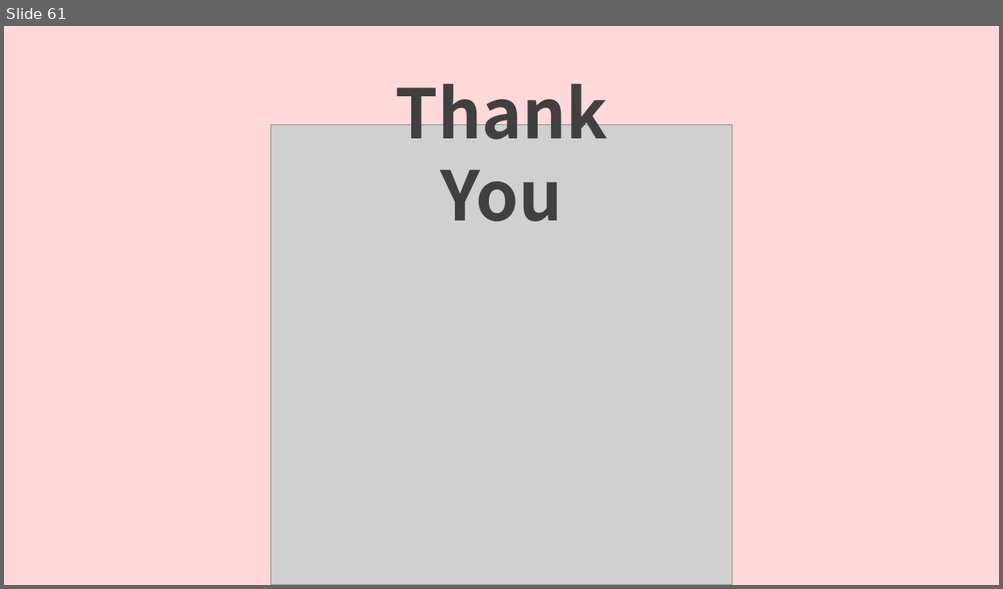
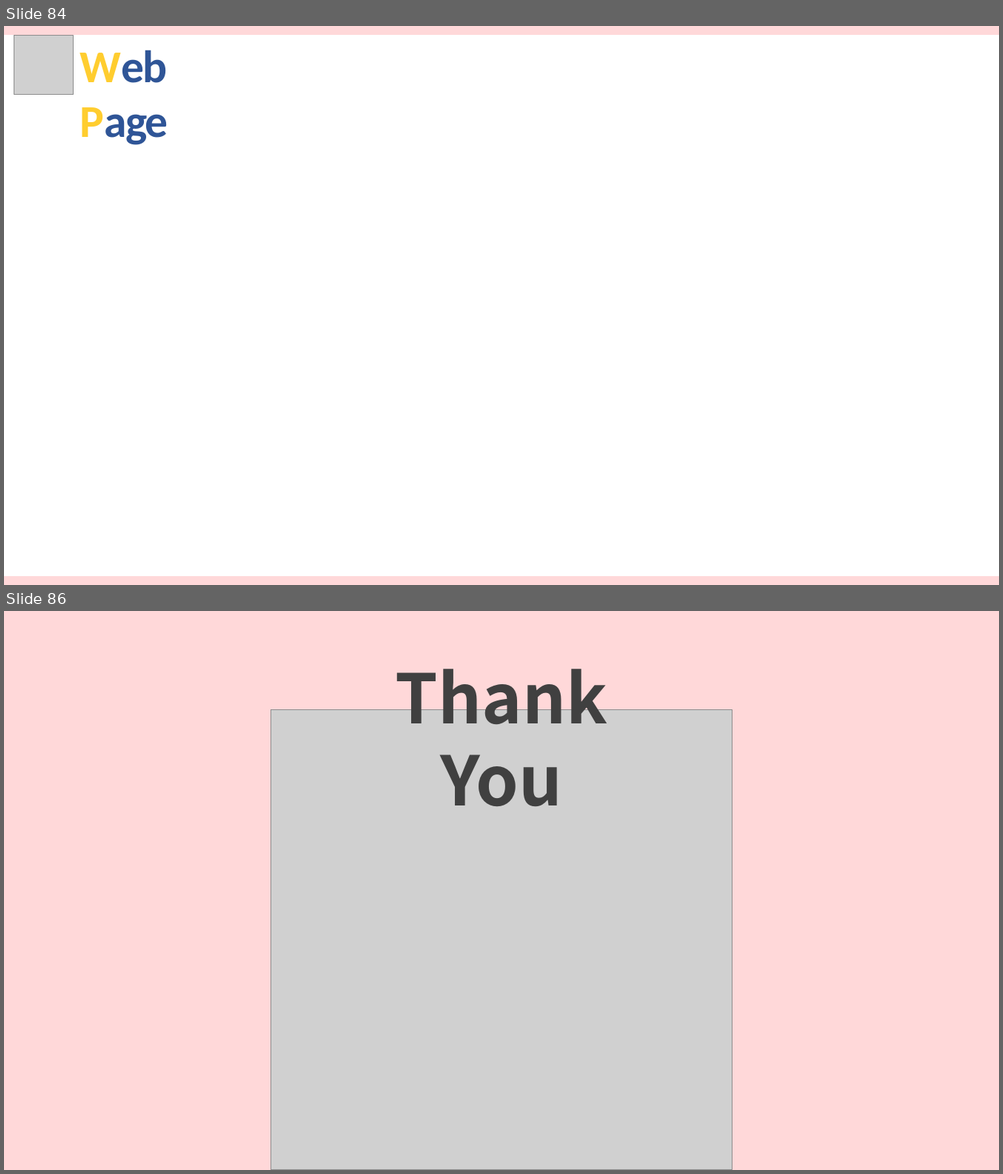
Before and after one commit to hhsw07/ezen-academy-projects, a slide deck: cmk/반려동물관리서비스.pptx. Shown one above the other, each under a label of ours: slide 61 before the commit, slides 84 and 86 after it; the slides between them are not shown. The pictures are 1003x589 and 1003x1174 pixels, drawn with LibreOffice and Linux fonts; fonts in the diff are those of the drawing; grey boxes stand for pictures. Boxes give left, top, right and bottom in pixels: in the first picture for what was removed or moved away, otherwise in the second. Text is boxed around its words. In the diff, an @@ line names an element or a change of style, - is before the commit and + after.

```diff
--- a/cmk/반려동물관리서비스.pptx
+++ b/cmk/반려동물관리서비스.pptx
@@ slide 84 added at [4, 26, 999, 585], background #FFFFFF @@
@@ rectangle added at [4, 26, 999, 35], fill #FFD8D9 @@
@@ picture added at [14, 36, 74, 95] @@
@@ text added at [80, 50, 168, 145], 44 pt, text #2F5597, bold @@
+Web Page
@@ rectangle added at [4, 577, 999, 585], fill #FFD8D9 @@
@@ what was slide 61 is now slide 86 @@
```
Also in this commit, not shown: 9 slides changed, 25 other slides added, 1 slide removed.
